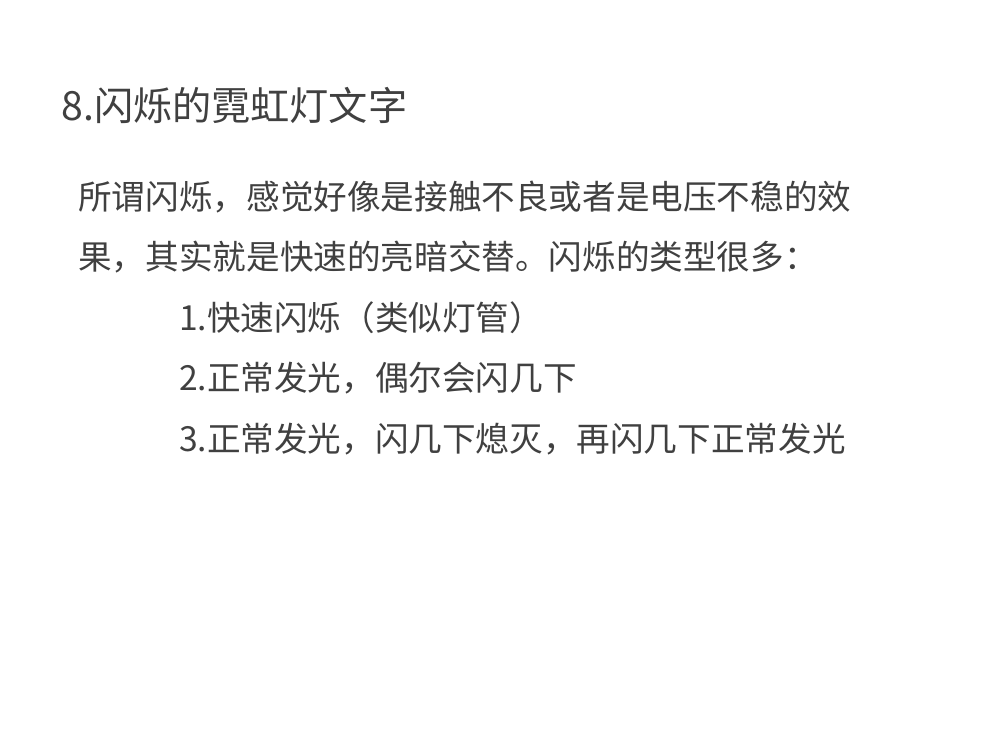
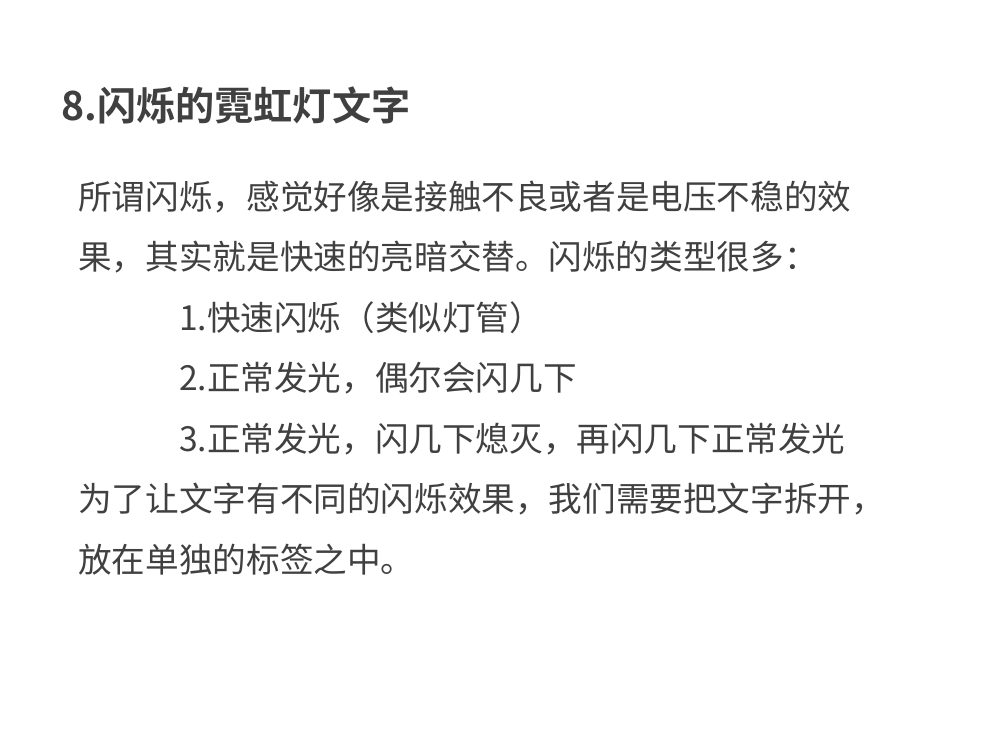
Before and after one commit to kong66/webAni, a slide deck: slide 25 of 7-neon2/neon2.pptx (slide 13 before the commit). Drawn at 1008x756 pixels with LibreOffice and Linux fonts; fonts in the diff are those of the drawing. Boxes give left, top, right and bottom in pixels: in the first picture for what was removed or moved away, otherwise in the second. Text is boxed around its words. In the diff, an @@ line names an element or a change of style, - is before the commit and + after.

```diff
--- a/7-neon2/neon2.pptx
+++ b/7-neon2/neon2.pptx
@@ text "8.闪烁的霓虹灯文字" at (x1=61, y1=86, x2=410, y2=124): bold on @@
@@ text at (x1=78, y1=482, x2=884, y2=575): paragraph added @@
+为了让文字有不同的闪烁效果，我们需要把文字拆开，放在单独的标签之中。
```
Also in this commit, not shown: 12 other slides changed, 21 slides added, 6 slides removed, 4 other files.
